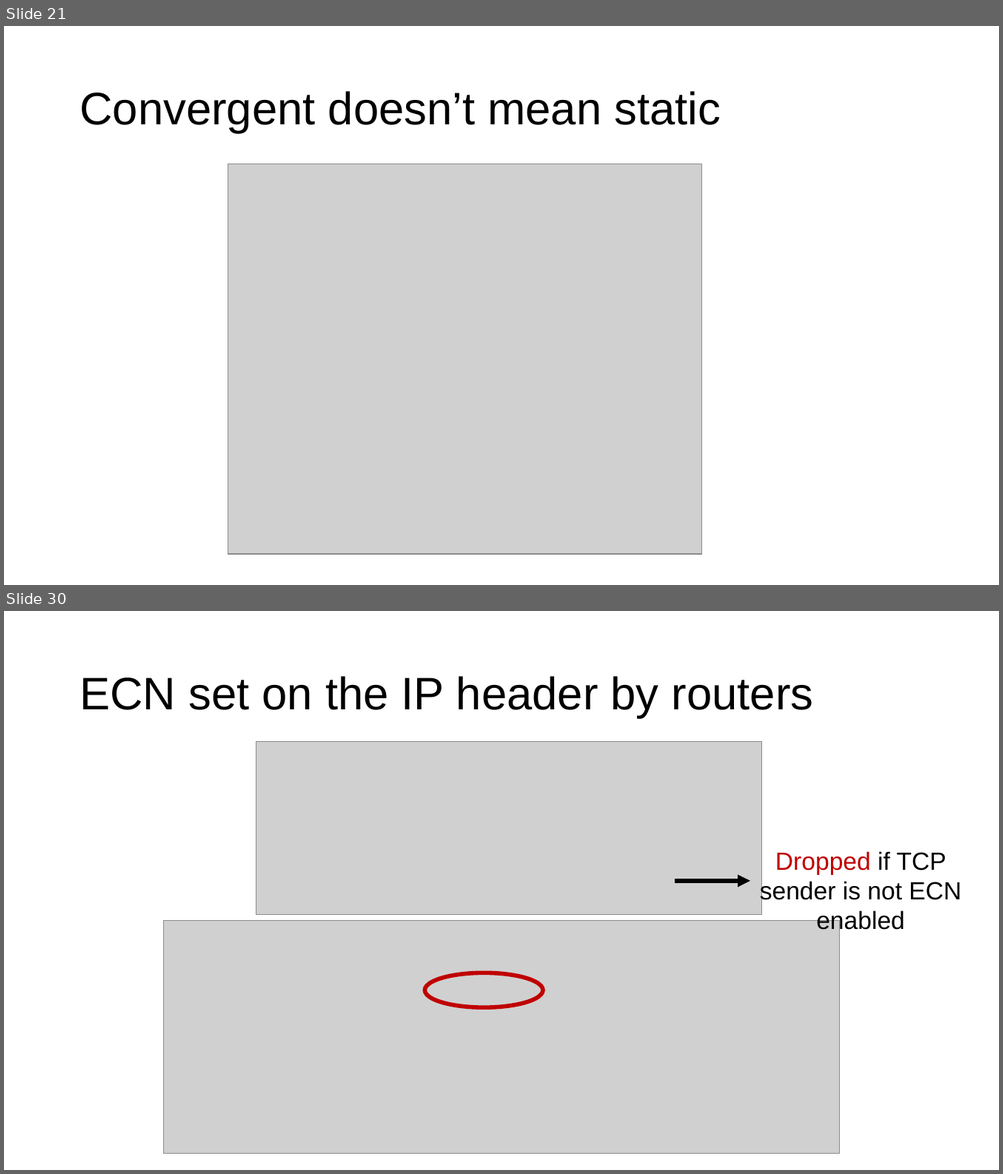
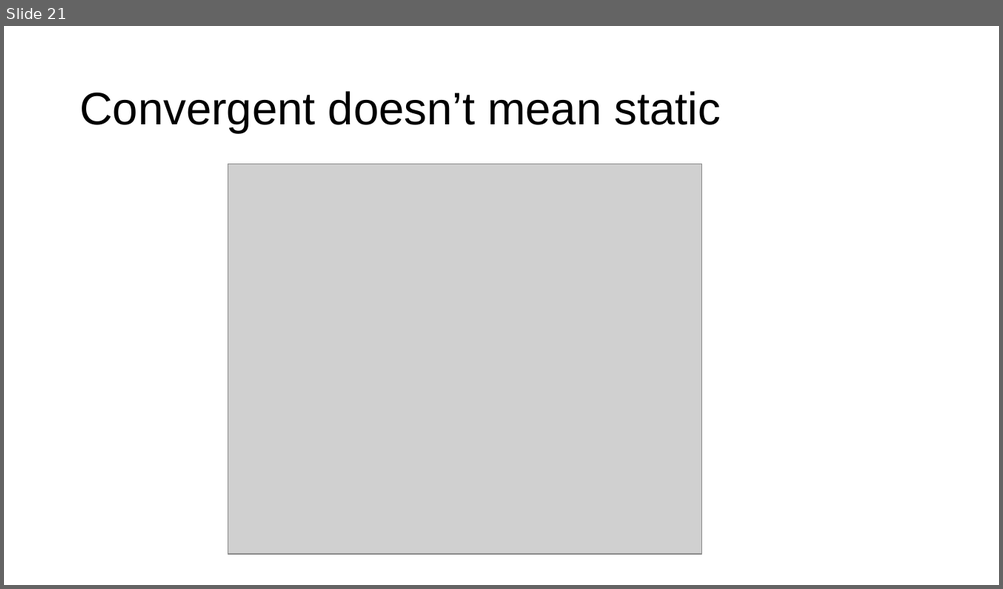
Before and after one commit to ngsrinivas/coursegen, a slide deck: ex/552-S24/staging/552-S24/lectures/04-transport-model.pptx. Shown one above the other, each under a label of ours: slides 21 and 30 before the commit, slide 21 after it; the slides between them are not shown. The pictures are 1003x1174 and 1003x589 pixels, drawn with LibreOffice and Linux fonts; fonts in the diff are those of the drawing; grey boxes stand for pictures. Boxes give left, top, right and bottom in pixels: in the first picture for what was removed or moved away, otherwise in the second. Text is boxed around its words. In the diff, an @@ line names an element or a change of style, - is before the commit and + after.

```diff
--- a/ex/552-S24/staging/552-S24/lectures/04-transport-model.pptx
+++ b/ex/552-S24/staging/552-S24/lectures/04-transport-model.pptx
@@ slide 30 removed at (x1=4, y1=611, x2=999, y2=1170), background #FFFFFF @@
@@ title removed at (x1=79, y1=676, x2=814, y2=718) @@
-ECN set on the IP header by routers
@@ picture removed at (x1=256, y1=742, x2=762, y2=915) @@
@@ text removed at (x1=760, y1=851, x2=961, y2=934) @@
-Dropped if TCP sender is not ECN enabled
@@ arrow removed from (674, 881) to (750, 881) @@
@@ picture removed at (x1=164, y1=920, x2=839, y2=1154) @@
@@ ellipse removed at (x1=425, y1=973, x2=543, y2=1008) @@
```
Also in this commit, not shown: 15 other slides removed, 1 other file.
